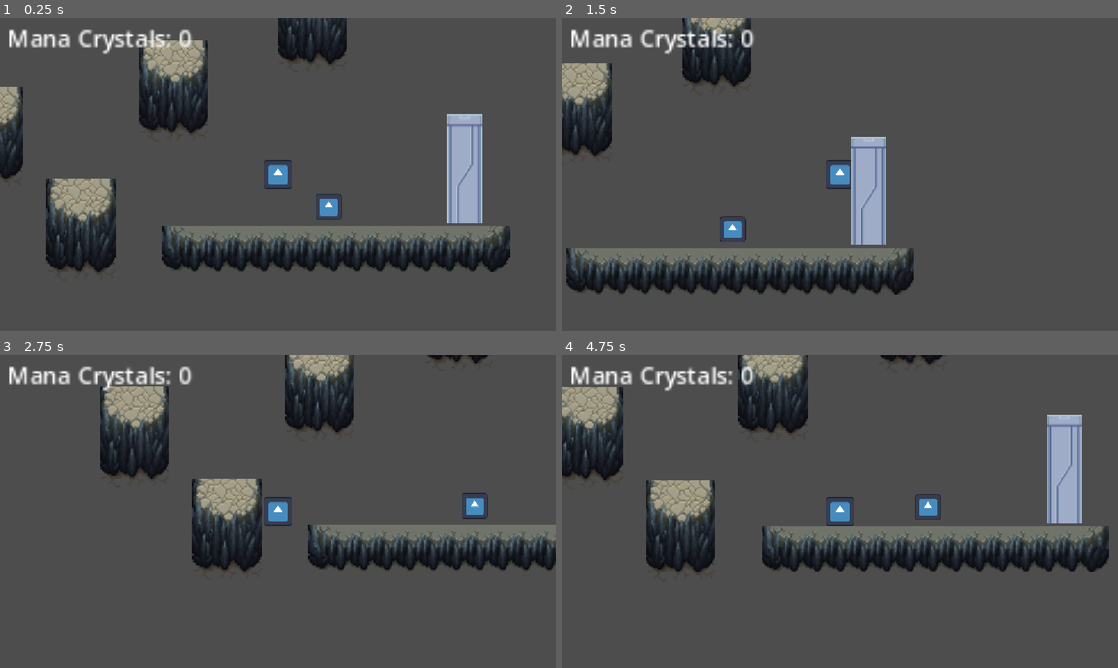
Above: before the commit, frames 1-4 (two rows, left to right).
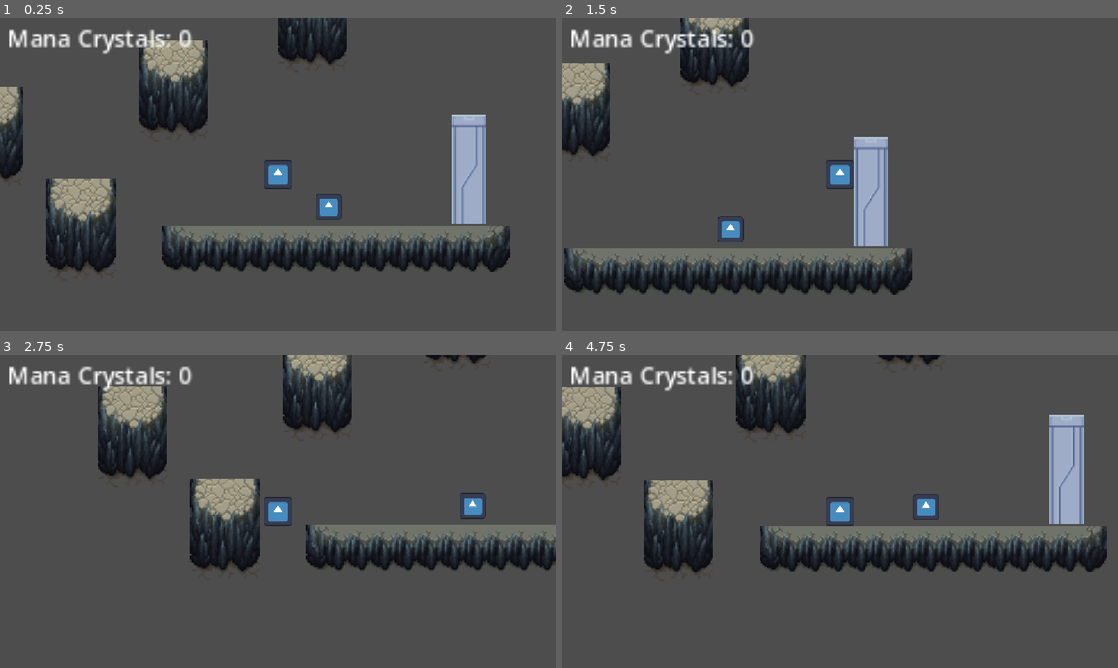
Above: after the commit, the same moments.

Repository: multii-RC/P3_Real_Puzzle
Game: Godot game, scene res://Scenes/world.tscn
Two runs of this game, one before a commit and one after it. Both use one fixed random seed, a clock stepped at 60 frames per second and the inputs below. The engine's default icon, where the game draws it, is replaced by a stand-in: a white triangle on a blue panel in a dark square.
Inputs:
- Up to frame 1 (0.25 s): no input
- Up to frame 2 (1.5 s): hold Right (right) from 0.53 s (still down); tap E (Interact) at 0.6, 1.35 s; tap Up (jump) at 0.77 s
- Up to frame 3 (2.75 s): tap Up (jump) at 1.52 s; tap Enter at 2 s; release Right (right) at 2.03 s; hold Left (left) from 2.03 s (still down); tap E (Interact) at 2.1 s
- Up to frame 4 (4.75 s): release Left (left) at 2.78 s; hold Right (right) 2.78-4.28 s; tap E (Interact) at 2.85, 3.6, 4.35 s; tap Up (jump) at 3.02, 3.77, 4.52 s; hold Left (left) from 4.28 s (still down)

The runs differ from the first frame. In frame 1, 1.1% of the frame differs, in the area x 80-88%, y 30-66%; in frame 2, 4.4%; in frame 3, 4.5%; in frame 4, 6.0%, in the area x 0-99%, y 0-70%.

Commit message:
Door is now duplicatable, with allowed variance

Diff:
--- a/p-3-real-puzzle/Code/trigger_zone.gd
+++ b/p-3-real-puzzle/Code/trigger_zone.gd
@@ -7,7 +7,7 @@
 # Called when the node enters the scene tree for the first time.
 func _ready() -> void:
 	doorLabel.visible = false
-
+	doorLabel.text = "You need " + str(doorCost) + " Crystals!"
 
 # Called every frame. 'delta' is the elapsed time since the previous frame.
 func _process(delta: float) -> void:
@@ -17,12 +17,12 @@
 func _on_body_entered(body: Node2D) -> void:
 	print("player entered")
 
-	if GameManager.manaCrystals >= 3:
+	if GameManager.manaCrystals >= doorCost:
 		queue_free()
-		$"..".queue_free()
-		GameManager.manaCrystals -= 3
+		$Door.queue_free()
+		GameManager.manaCrystals -= doorCost
 	else:
-		print("Not Enough Mana Crystals, you need" + str(doorCost))
+		print("Not Enough Mana Crystals, you need " + str(doorCost))
 		doorLabel.visible = true
 		return
 
--- a/p-3-real-puzzle/Scenes/door.tscn
+++ b/p-3-real-puzzle/Scenes/door.tscn
@@ -3,39 +3,38 @@
 [ext_resource type="Texture2D" uid="uid://bmj5v28f28oqh" path="res://Assets/door.png" id="1_p0e35"]
 [ext_resource type="Script" uid="uid://bdf73mrht5qgp" path="res://Code/trigger_zone.gd" id="2_fahql"]
 
+[sub_resource type="RectangleShape2D" id="RectangleShape2D_8rlfv"]
+
 [sub_resource type="RectangleShape2D" id="RectangleShape2D_aqk2v"]
 size = Vector2(10.75, 114.5)
 
-[sub_resource type="RectangleShape2D" id="RectangleShape2D_8rlfv"]
-
-[node name="Door" type="StaticBody2D" unique_id=134421877]
-collision_mask = 2
-
-[node name="CollisionShape2D" type="CollisionShape2D" parent="." unique_id=1407084845]
-position = Vector2(123.625, 5)
-shape = SubResource("RectangleShape2D_aqk2v")
-
-[node name="Sprite2D" type="Sprite2D" parent="CollisionShape2D" unique_id=2012723194]
-position = Vector2(5.375, 19.5)
-scale = Vector2(0.75, 1.171875)
-texture = ExtResource("1_p0e35")
-
-[node name="TriggerZone" type="Area2D" parent="." unique_id=531658417]
+[node name="TriggerZone" type="Area2D" unique_id=531658417]
 position = Vector2(124, 7)
 collision_layer = 8
 collision_mask = 2
 script = ExtResource("2_fahql")
 
-[node name="CollisionShape2D" type="CollisionShape2D" parent="TriggerZone" unique_id=852274593]
-position = Vector2(-28, 43)
-shape = SubResource("RectangleShape2D_8rlfv")
-
-[node name="Label" type="Label" parent="TriggerZone" unique_id=700974852]
+[node name="Label" type="Label" parent="." unique_id=700974852]
 offset_left = -77.0
 offset_top = 73.0
 offset_right = 84.0
 offset_bottom = 96.0
-text = "Not Enough Crystals!"
 
-[connection signal="body_entered" from="TriggerZone" to="TriggerZone" method="_on_body_entered"]
-[connection signal="body_exited" from="TriggerZone" to="TriggerZone" method="_on_body_exited"]
+[node name="CollisionShape2D2" type="CollisionShape2D" parent="." unique_id=852274593]
+position = Vector2(-28, 43)
+shape = SubResource("RectangleShape2D_8rlfv")
+
+[node name="Door" type="StaticBody2D" parent="." unique_id=134421877]
+collision_mask = 2
+
+[node name="CollisionShape2D" type="CollisionShape2D" parent="Door" unique_id=1407084845]
+position = Vector2(1, -1)
+shape = SubResource("RectangleShape2D_aqk2v")
+
+[node name="Sprite2D" type="Sprite2D" parent="Door/CollisionShape2D" unique_id=2012723194]
+position = Vector2(7, 19)
+scale = Vector2(0.75, 1.171875)
+texture = ExtResource("1_p0e35")
+
+[connection signal="body_entered" from="." to="." method="_on_body_entered"]
+[connection signal="body_exited" from="." to="." method="_on_body_exited"]
--- a/p-3-real-puzzle/Scenes/world.tscn
+++ b/p-3-real-puzzle/Scenes/world.tscn
@@ -3,9 +3,8 @@
 [ext_resource type="Script" uid="uid://bjlx6nm6qcu3c" path="res://Code/character_body_2d.gd" id="1_fo5ed"]
 [ext_resource type="Texture2D" uid="uid://bknslohhg1phg" path="res://Assets/icon.svg" id="2_5ukr8"]
 [ext_resource type="Texture2D" uid="uid://bs0qpl23v3cg3" path="res://Assets/Ground_rocks.png" id="3_o06y3"]
-[ext_resource type="Script" uid="uid://bdf73mrht5qgp" path="res://Code/trigger_zone.gd" id="4_k7acu"]
+[ext_resource type="PackedScene" uid="uid://brtxvp4p2h6ti" path="res://Scenes/door.tscn" id="5_5v1tr"]
 [ext_resource type="Script" uid="uid://c5nis6a3xadjw" path="res://Code/mana_crystals.gd" id="6_5ukr8"]
-[ext_resource type="Texture2D" uid="uid://bmj5v28f28oqh" path="res://Assets/door.png" id="6_5v1tr"]
 [ext_resource type="PackedScene" uid="uid://c3wlxtyq631js" path="res://Scenes/mana_crystal.tscn" id="7_0fj1v"]
 [ext_resource type="PackedScene" uid="uid://cdva7gb5nyn8k" path="res://Scenes/dialog.tscn" id="7_o06y3"]
 [ext_resource type="PackedScene" uid="uid://r6e8x3riugpb" path="res://Scenes/reset.tscn" id="9_0fj1v"]
@@ -1199,11 +1198,6 @@
 physics_layer_0/collision_mask = 6
 sources/0 = SubResource("TileSetAtlasSource_aqk2v")
 
-[sub_resource type="RectangleShape2D" id="RectangleShape2D_aqk2v"]
-size = Vector2(10.75, 114.5)
-
-[sub_resource type="RectangleShape2D" id="RectangleShape2D_8rlfv"]
-
 [node name="World" type="Node2D" unique_id=848515882]
 
 [node name="player" type="CharacterBody2D" parent="." unique_id=930510142]
@@ -1235,33 +1229,8 @@
 tile_map_data = PackedByteArray("AAD2/wIAAAABABcAAAD2/wMAAAABABgAAAD2/wQAAAABABkAAAD2/wUAAAABABoAAAD2/wYAAAABABsAAAD3/w …(1760 unchanged characters)…
 tile_set = SubResource("TileSet_nmvex")
 
-[node name="Door" type="StaticBody2D" parent="." unique_id=621194733]
-collision_mask = 2
-
-[node name="CollisionShape2D" type="CollisionShape2D" parent="Door" unique_id=1849838436]
-position = Vector2(123.625, 5)
-shape = SubResource("RectangleShape2D_aqk2v")
-
-[node name="Sprite2D" type="Sprite2D" parent="Door/CollisionShape2D" unique_id=1422988123]
-position = Vector2(5.375, 19.5)
-scale = Vector2(0.75, 1.171875)
-texture = ExtResource("6_5v1tr")
-
-[node name="TriggerZone" type="Area2D" parent="Door" unique_id=115678559]
-collision_layer = 8
-collision_mask = 2
-script = ExtResource("4_k7acu")
-
-[node name="CollisionShape2D" type="CollisionShape2D" parent="Door/TriggerZone" unique_id=2055847283]
-position = Vector2(104, 46)
-shape = SubResource("RectangleShape2D_8rlfv")
-
-[node name="Label" type="Label" parent="Door/TriggerZone" unique_id=218269740]
-offset_left = 73.0
-offset_top = 73.0
-offset_right = 117.0
-offset_bottom = 96.0
-text = "Not Enough Crystals!"
+[node name="Door" parent="." unique_id=134421877 instance=ExtResource("5_5v1tr")]
+doorCost = 3
 
 [node name="ManaCrystal" parent="." unique_id=521529511 instance=ExtResource("7_0fj1v")]
 z_index = 2
@@ -1279,6 +1248,3 @@
 
 [node name="CrystalVase" parent="." unique_id=100340872 instance=ExtResource("10_0fj1v")]
 position = Vector2(-226, -126)
-
-[connection signal="body_entered" from="Door/TriggerZone" to="Door/TriggerZone" method="_on_body_entered"]
-[connection signal="body_exited" from="Door/TriggerZone" to="Door/TriggerZone" method="_on_body_exited"]
